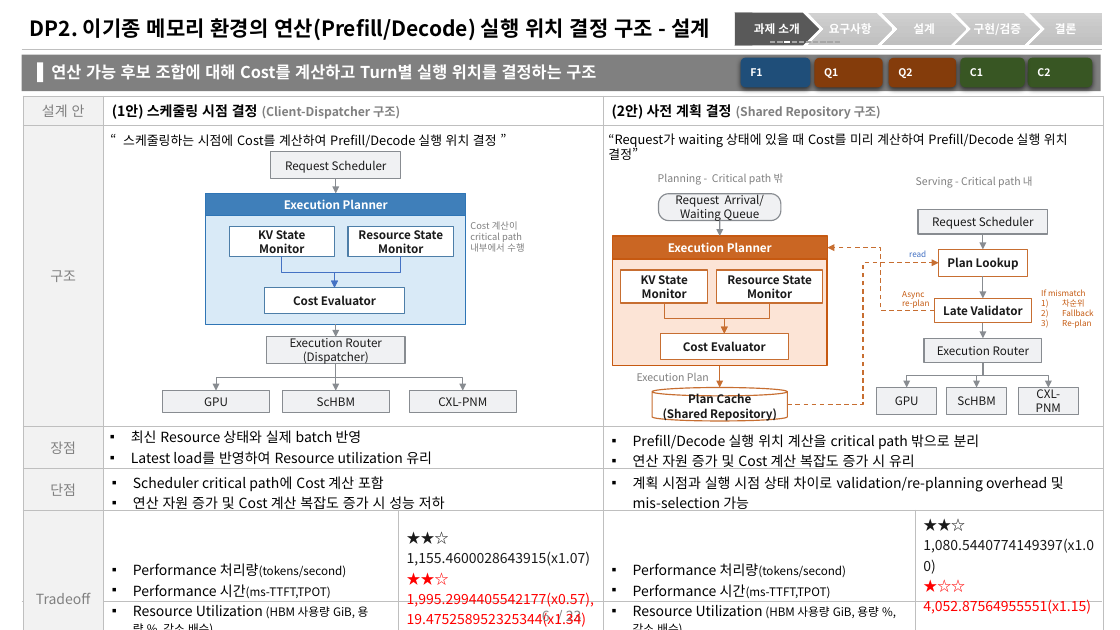
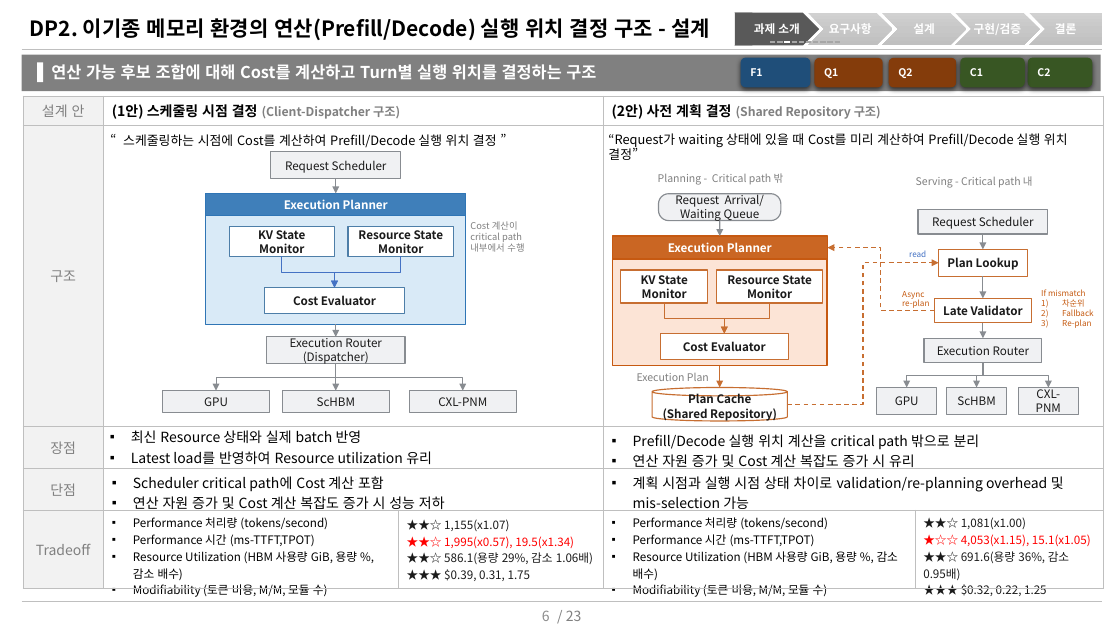
Before and after one commit to mkim0628/vllm, a slide deck: slide 6 of doc-mk/DP-overview-qa-unified.pptx. Drawn at 1120x630 pixels with LibreOffice and Linux fonts; fonts in the diff are those of the drawing. Boxes give left, top, right and bottom in pixels: in the first picture for what was removed or moved away, otherwise in the second. Text is boxed around its words. In the diff, an @@ line names an element or a change of style, - is before the commit and + after.

```diff
--- a/doc-mk/DP-overview-qa-unified.pptx
+++ b/doc-mk/DP-overview-qa-unified.pptx
@@ table at <box>23,96,1103,601</box> @@
-row 5: Tradeoff | Performance 처리량(tokens/second) / Performance 시간(ms-TTFT,TPOT) / Resource Utilization (HBM 사용량 GiB, 용량 %, 감소 배수) | ★★☆ 1,155.4600028643915(x1.07) / ★★☆ 1,995.2994405542177(x0.57), 19.475258952325344(x1.34) / ★★☆ 586.1(용량 29%, 감소 1.08배) | Performance 처리량(tokens/second) / Performance 시간(ms-TTFT,TPOT) / Resource Utilization (HBM 사용량 GiB, 용량 %, 감소 배수) | ★★☆ 1,080.5440774149397(x1.00) / ★☆☆ 4,052.87564955551(x1.15), 15.147507326585481(x1.05) / ★★☆ 691.6(용량 36%, 감소 1.00배)
+row 5: Tradeoff | Performance 처리량 (tokens/second) / Performance 시간 (ms-TTFT,TPOT) / Resource Utilization (HBM 사용량 GiB, 용량 %, 감소 배수) / Modifiability (토큰 비용, M/M, 모듈 수) | ★★☆ 1,155(x1.07) / ★★☆ 1,995(x0.57), 19.5(x1.34) / ★★☆ 586.1(용량 29%, 감소 1.06배) / ★★★ $0.39, 0.31, 1.75 | Performance 처리량 (tokens/second) / Performance 시간 (ms-TTFT,TPOT) / Resource Utilization (HBM 사용량 GiB, 용량 %, 감소 배수) / Modifiability (토큰 비용, M/M, 모듈 수) | ★★☆ 1,081(x1.00) / ★☆☆ 4,053(x1.15), 15.1(x1.05) / ★★☆ 691.6(용량 36%, 감소 0.95배) / ★★★ $0.32, 0.22, 1.25
```
Also in this commit, not shown: 11 other slides changed, 3 slides added, 15 other files.
